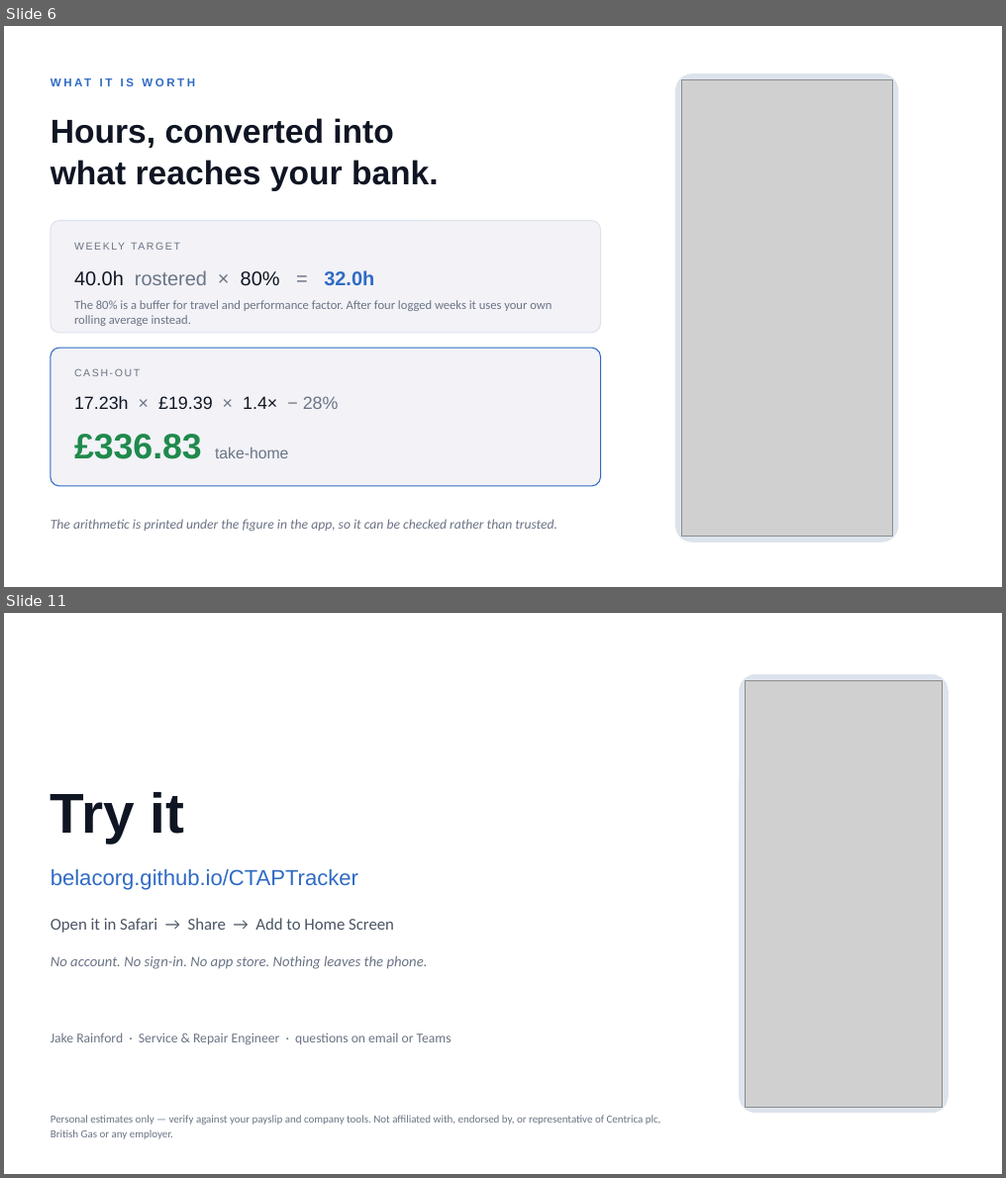
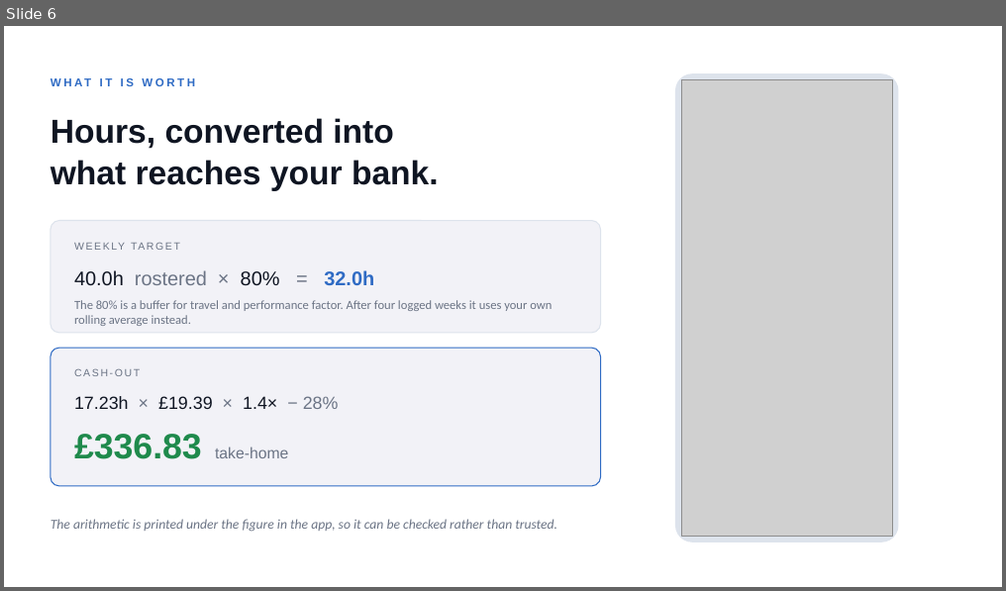
Before and after one commit to belacorg/CTAPTracker, a slide deck: docs/presentation/CTAP-Tracker.pptx. Shown one above the other, each under a label of ours: slides 6 and 11 before the commit, slide 6 after it; the slides between them are not shown. The pictures are 1006x1178 and 1006x591 pixels, drawn with LibreOffice and Linux fonts; fonts in the diff are those of the drawing; grey boxes stand for pictures. Boxes give left, top, right and bottom in pixels: in the first picture for what was removed or moved away, otherwise in the second. Text is boxed around its words. In the diff, an @@ line names an element or a change of style, - is before the commit and + after.

```diff
--- a/docs/presentation/CTAP-Tracker.pptx
+++ b/docs/presentation/CTAP-Tracker.pptx
@@ slide 11 removed at bbox=[4, 613, 1002, 1174], background #FFFFFF @@
@@ rounded rectangle removed at bbox=[740, 674, 947, 1112] @@
@@ picture removed at bbox=[746, 680, 943, 1107] @@
@@ text removed at bbox=[51, 792, 185, 844] @@
-Try it
@@ text removed at bbox=[51, 869, 358, 890] @@
-belacorg.github.io/CTAPTracker
@@ text removed at bbox=[51, 918, 394, 933] @@
-Open it in Safari → Share → Add to Home Screen
@@ text removed at bbox=[51, 957, 428, 969] @@
-No account. No sign-in. No app store. Nothing leaves the phone.
@@ text removed at bbox=[51, 1033, 451, 1046] @@
-Jake Rainford · Service & Repair Engineer · questions on email or Teams
@@ text removed at bbox=[51, 1115, 661, 1140] @@
-Personal estimates only — verify against your payslip and company tools. Not affiliated with, endorsed by, or representative of Centrica plc, British Gas or any employer.
```
Also in this commit, not shown: 7 slides changed.
